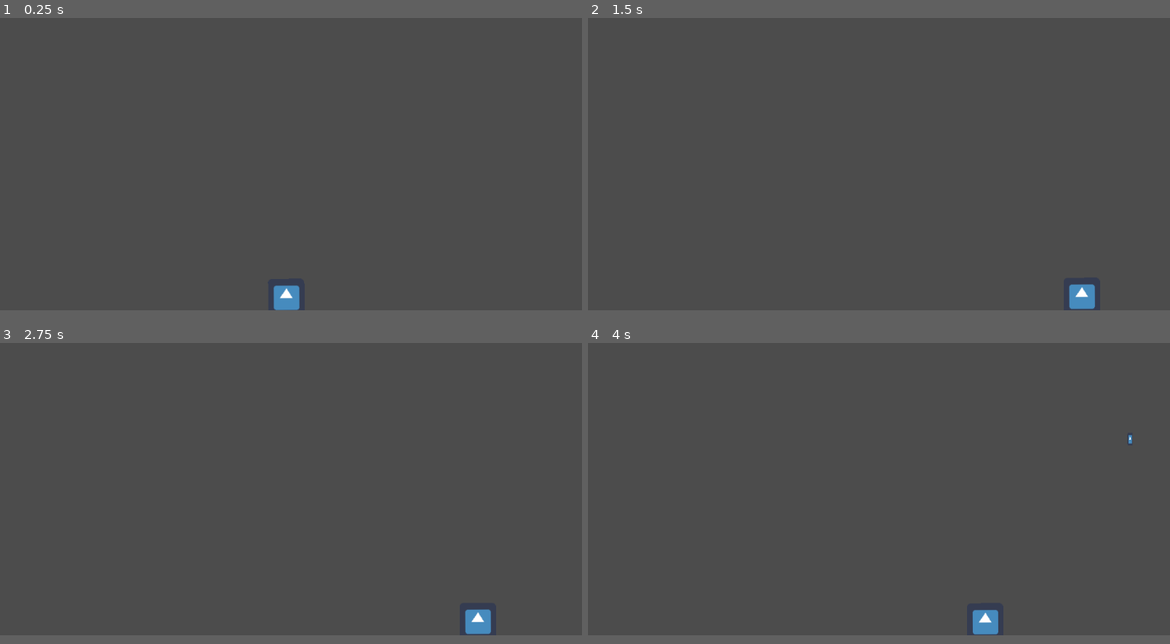
Above: before the commit, frames 1-4 (two rows, left to right).
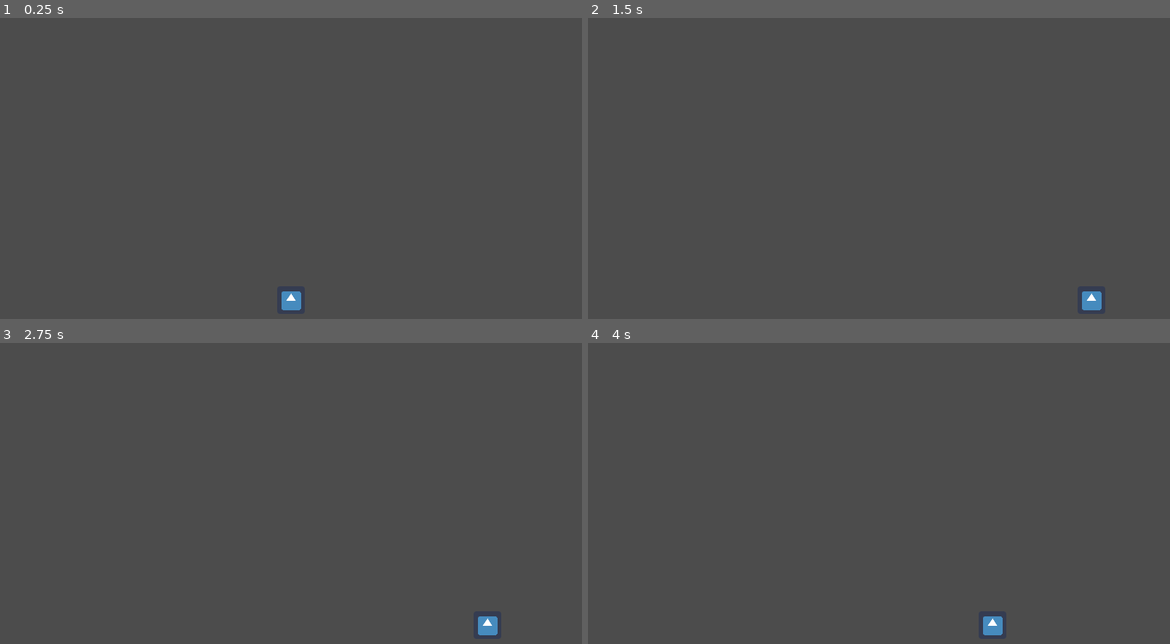
Above: after the commit, the same moments.

Repository: Sleeping-Robot-Games/vapor-rider
Game: Godot game, scene res://scenes/Game.tscn
Same seed, same stepped clock (60 frames per second), same inputs: the game is played once before the commit and once after it. The engine's default icon, where the game draws it, is replaced by a stand-in: a white triangle on a blue panel in a dark square.
Inputs:
- Up to frame 1 (0.25 s): no input
- Up to frame 2 (1.5 s): tap Enter at 0.5 s; hold Right (right) 0.53-1.28 s; tap Space (shoot) at 0.6, 1.35 s; hold Left (left) from 1.28 s (still down)
- Up to frame 3 (2.75 s): release Left (left) at 2.03 s; hold Right (right) from 2.03 s (still down); tap Space (shoot) at 2.1 s
- Up to frame 4 (4 s): tap Space (shoot) at 2.85, 3.5, 3.6 s; release Right (right) at 3.53 s; hold Left (left) from 3.53 s (still down)
In our replay, the window is 800x468 before the commit and 800x480 after it. These sizes can differ from the game's own. Grey fills any space a smaller window leaves; there, only what the larger window draws over its background counts as a difference.

The runs differ from the first frame. In frame 1, 0.3% of the frame differs, in the area x 47-52%, y 88-98%; in frame 2, 0.4%; in frame 3, 0.4%, in the area x 79-86%, y 88-98%; in frame 4, 0.3%.

Commit message:
Adjust screen size

Diff:
--- a/project.godot
+++ b/project.godot
@@ -13,6 +13,13 @@
 config/name="Vapor Rider"
 run/main_scene="res://scenes/Game.tscn"
 config/icon="res://icon.png"
+
+[display]
+
+window/size/width=400
+window/size/height=240
+window/stretch/mode="2d"
+window/stretch/aspect="keep"
 
 [gui]
 
--- a/scenes/Bullet.tscn
+++ b/scenes/Bullet.tscn
@@ -7,6 +7,7 @@
 extents = Vector2( 3, 8 )
 
 [node name="Bullet" type="Node2D"]
+scale = Vector2( 0.3, 0.3 )
 script = ExtResource( 2 )
 
 [node name="Area2D" type="Area2D" parent="."]
--- a/scenes/Game.tscn
+++ b/scenes/Game.tscn
@@ -2,16 +2,16 @@
 
 [ext_resource path="res://scenes/Player.tscn" type="PackedScene" id=1]
 
-[sub_resource type="Curve2D" id=1]
+[sub_resource type="Curve2D" id=3]
 _data = {
-"points": PoolVector2Array( 0, 0, 0, 0, 49, 579, 0, 0, 0, 0, 960, 574 )
+"points": PoolVector2Array( 0, 0, 0, 0, 17, 227, 0, 0, 0, 0, 381, 227 )
 }
 
-[sub_resource type="Animation" id=2]
+[sub_resource type="Animation" id=4]
 resource_name = "move_lane"
 length = 0.4
 tracks/0/type = "value"
-tracks/0/path = NodePath("PathFollow2D:offset")
+tracks/0/path = NodePath(".:offset")
 tracks/0/interp = 1
 tracks/0/loop_wrap = true
 tracks/0/imported = false
@@ -20,7 +20,7 @@
 "times": PoolRealArray( 0, 0.4 ),
 "transitions": PoolRealArray( 1, 1 ),
 "update": 0,
-"values": [ 225.0, 0.0 ]
+"values": [ 0.0, 0.0 ]
 }
 
 [node name="Game" type="Node2D"]
@@ -28,17 +28,13 @@
 [node name="YSort" type="YSort" parent="."]
 
 [node name="PlayerPath2D" type="Path2D" parent="YSort"]
-position = Vector2( 4, 0 )
-curve = SubResource( 1 )
+position = Vector2( 3, 0 )
+curve = SubResource( 3 )
 
 [node name="PathFollow2D" type="PathFollow2D" parent="YSort/PlayerPath2D"]
-position = Vector2( 274.893, 577.76 )
-rotation = -0.00549093
-offset = 225.0
-loop = false
+position = Vector2( 17, 227 )
 
 [node name="Player" parent="YSort/PlayerPath2D/PathFollow2D" instance=ExtResource( 1 )]
 
 [node name="AnimationPlayer" type="AnimationPlayer" parent="YSort/PlayerPath2D/PathFollow2D"]
-root_node = NodePath("../..")
-anims/move_lane = SubResource( 2 )
+anims/move_lane = SubResource( 4 )
--- a/scenes/Player.tscn
+++ b/scenes/Player.tscn
@@ -7,6 +7,7 @@
 extents = Vector2( 30.5, 30 )
 
 [node name="Player" type="KinematicBody2D"]
+scale = Vector2( 0.3, 0.3 )
 script = ExtResource( 2 )
 
 [node name="CollisionShape2D" type="CollisionShape2D" parent="."]
@@ -17,6 +18,7 @@
 texture = ExtResource( 1 )
 
 [node name="ShootCooldown" type="Timer" parent="."]
+wait_time = 0.5
 one_shot = true
 
 [connection signal="timeout" from="ShootCooldown" to="." method="_on_ShootCooldown_timeout"]
--- a/scripts/Player.gd
+++ b/scripts/Player.gd
@@ -5,7 +5,7 @@
 onready var path_follow = get_parent()
 onready var animation_player = get_parent().get_node("AnimationPlayer")
 
-var lanes = [0, 225, 450, 675, 900]
+var lanes = [0, 90, 180, 270, 360]
 var prev_lane_index
 var current_lane_index = 2
 var animation: Animation
@@ -46,7 +46,7 @@
 	if not bullet_on_cooldown:
 		var bullet_scene = preload("res://scenes/Bullet.tscn")
 		var bullet = bullet_scene.instance()
-		bullet.global_position = Vector2(global_position.x, global_position.y - 40)
+		bullet.global_position = Vector2(global_position.x, global_position.y - 20)
 		get_tree().get_root().get_node('Game/YSort').call_deferred('add_child', bullet)
 		# Bullet cooldown
 		bullet_on_cooldown = true
